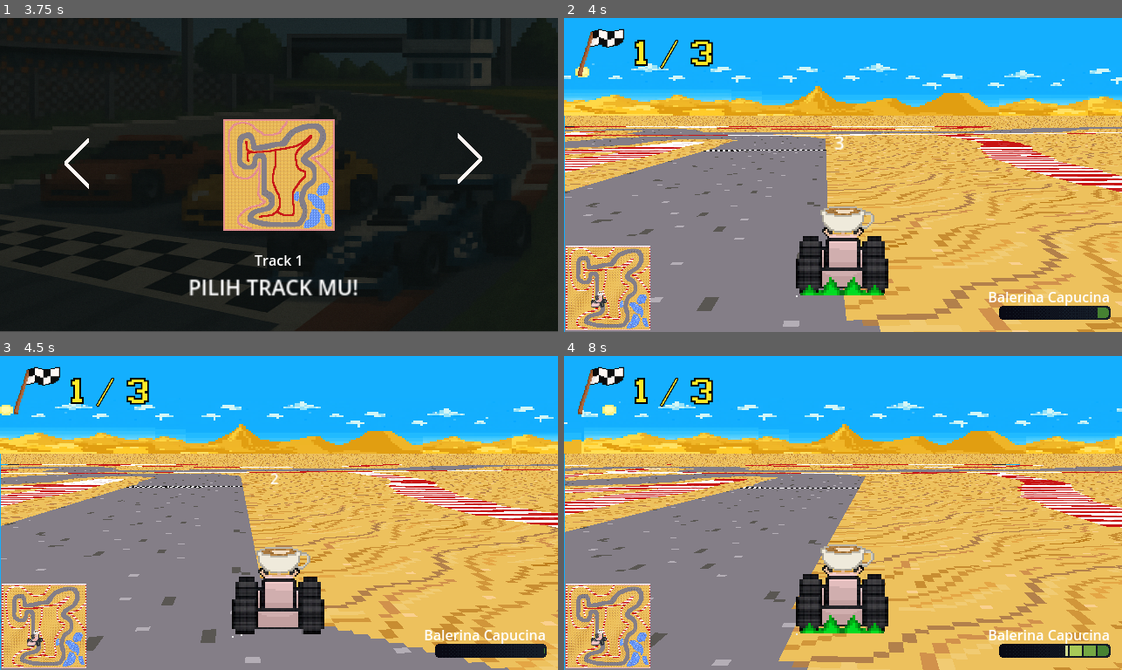
Above: before the commit, frames 1-4 (two rows, left to right).
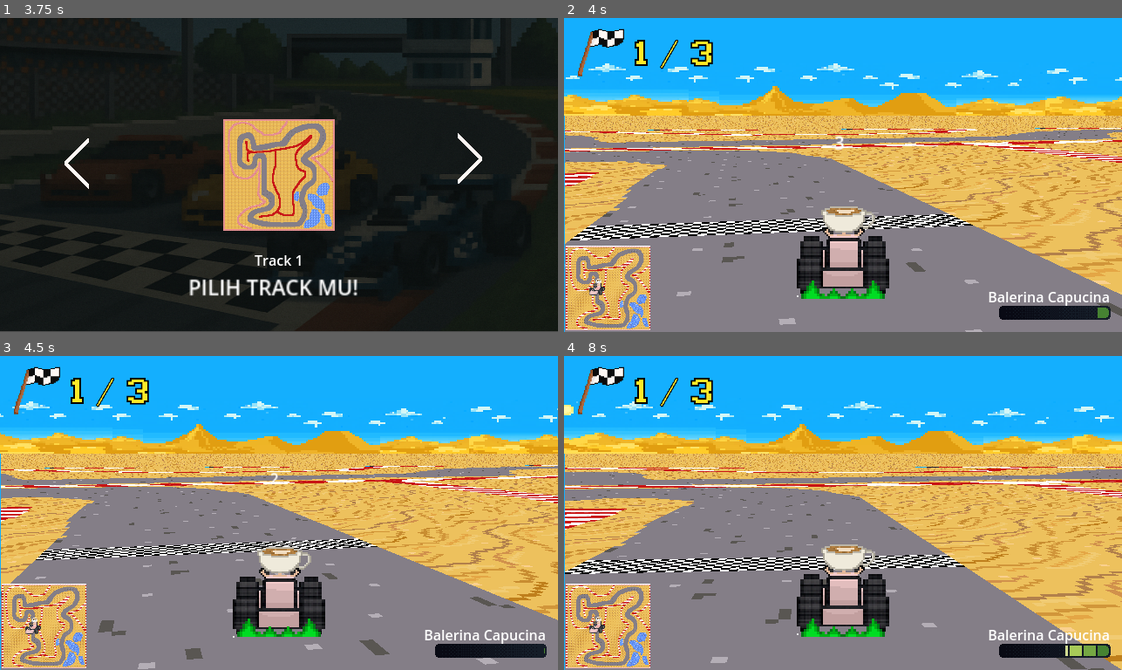
Above: after the commit, the same moments.

Repository: zixzgg32/anomali-kart
Game: Godot game, scene res://Scenes/splashScreen.tscn
Same seed, same stepped clock (60 frames per second), same inputs: the game is played once before the commit and once after it.
Inputs (mouse positions are in pixels of both pictures, inside the frame that each line leads up to):
- Up to frame 1 (3.75 s): tap Enter (ui_accept) at 0.5, 0.77, 3.5 s; hold D (Right) 0.53-1.25 s; click "1 Player" at 1.25 s; click (78, 162) at 2 s; click (468, 159) at 2.75 s; hold S (Backward) from 3.53 s (still down)
- Up to frame 2 (4 s): keep holding S (Backward); tap Enter (ui_accept) at 3.77 s
- Up to frame 3 (4.5 s): release S (Backward) at 4.28 s; hold D (Right) from 4.28 s (still down)
- Up to frame 4 (8 s): tap Enter (ui_accept) at 5, 5.27, 6.02, 6.77 s; release D (Right) at 5.03 s; hold W (Forward) 5.03-5.78 s; hold A (Left) 5.78-7.28 s; hold S (Backward) from 7.28 s (still down)

Frame 1 is identical in both runs. In frame 2, 37% of the frame differs, in the area x 0-100%, y 14-100%; in frame 3, 34%; in frame 4, 37%.

Commit message:
Set Player Position

Diff:
--- a/Scenes/main.tscn
+++ b/Scenes/main.tscn
@@ -838,9 +838,9 @@
 script = ExtResource("1_emb0w")
 _map = NodePath("Map")
 _collision = NodePath("Map/CollisionHandler")
-_player = NodePath("Sprite Handler/Racers/Player")
-_spriteHandler = NodePath("Sprite Handler")
-_animationHandler = NodePath("Sprite Handler/Animation Handler")
+_player = NodePath("SpriteHandler/Racers/Player")
+_spriteHandler = NodePath("SpriteHandler")
+_animationHandler = NodePath("SpriteHandler/Animation Handler")
 _backgroundElements = NodePath("BackgroundElements")
 bgm_player = NodePath("AudioStreamPlayer")
 
@@ -885,7 +885,7 @@
 scale = Vector2(0.626953, 0.351563)
 texture = ExtResource("8_u50mg")
 script = ExtResource("4_s71t4")
-_mapStartRotationAngle = Vector2(4.9, 6.25)
+_mapStartRotationAngle = Vector2(4.9, 4.8)
 _mapMaxRotationSpeed = 1.5
 _mapAccelRotationSpeed = 2.0
 _mapDeaccelRotationSpeed = 3.0
@@ -898,20 +898,20 @@
 _wallColor = Color(0.4, 0.4, 0.4, 1)
 _roadTypeColors = Array[Color]([Color(0, 0, 0, 1), Color(1, 1, 1, 1), Color(0.8, 0.8, 0.8, 1), Color(0.603922, 0.603922, 0.603922, 1), Color(0.4, 0.4, 0.4, 1), Color(0.2, 0.2, 0.2, 1)])
 
-[node name="Sprite Handler" type="Node2D" parent="."]
+[node name="SpriteHandler" type="Node2D" parent="."]
 script = ExtResource("7_wmybs")
 
-[node name="Racers" type="Node2D" parent="Sprite Handler"]
-
-[node name="Player" type="Node2D" parent="Sprite Handler/Racers" node_paths=PackedStringArray("_collisionHandler", "_spriteGFX")]
+[node name="Racers" type="Node2D" parent="SpriteHandler"]
+
+[node name="Player" type="Node2D" parent="SpriteHandler/Racers" node_paths=PackedStringArray("_collisionHandler", "_spriteGFX")]
 position = Vector2(-1.52588e-05, 0)
 script = ExtResource("8_lejxo")
 _movementDeaccel = 160.0
 _collisionHandler = NodePath("../../../Map/CollisionHandler")
 _spriteGFX = NodePath("GFX")
-_mapPosition = Vector3(400, 0, 635.945)
-
-[node name="GFX" type="Sprite2D" parent="Sprite Handler/Racers/Player"]
+_mapPosition = Vector3(410.02, 0, 635.945)
+
+[node name="GFX" type="Sprite2D" parent="SpriteHandler/Racers/Player"]
 z_as_relative = false
 texture_filter = 1
 scale = Vector2(2, 2)
@@ -919,14 +919,14 @@
 region_enabled = true
 region_rect = Rect2(10, 4, 53, 53)
 
-[node name="Road Type Effects" type="Node2D" parent="Sprite Handler/Racers/Player"]
-
-[node name="Effects Player" type="AnimationPlayer" parent="Sprite Handler/Racers/Player/Road Type Effects"]
+[node name="Road Type Effects" type="Node2D" parent="SpriteHandler/Racers/Player"]
+
+[node name="Effects Player" type="AnimationPlayer" parent="SpriteHandler/Racers/Player/Road Type Effects"]
 libraries = {
 &"": SubResource("AnimationLibrary_2e3ut")
 }
 
-[node name="Right Wheel" type="Sprite2D" parent="Sprite Handler/Racers/Player/Road Type Effects"]
+[node name="Right Wheel" type="Sprite2D" parent="SpriteHandler/Racers/Player/Road Type Effects"]
 texture_filter = 1
 position = Vector2(48, 40)
 scale = Vector2(3, 3)
@@ -936,7 +936,7 @@
 region_enabled = true
 region_rect = Rect2(16, 0, 16, 8)
 
-[node name="Right Wheel Special" type="Sprite2D" parent="Sprite Handler/Racers/Player/Road Type Effects"]
+[node name="Right Wheel Special" type="Sprite2D" parent="SpriteHandler/Racers/Player/Road Type Effects"]
 texture_filter = 1
 position = Vector2(75, 50)
 scale = Vector2(3, 3)
@@ -946,7 +946,7 @@
 region_enabled = true
 region_rect = Rect2(48, 0, 16, 8)
 
-[node name="Left Wheel" type="Sprite2D" parent="Sprite Handler/Racers/Player/Road Type Effects"]
+[node name="Left Wheel" type="Sprite2D" parent="SpriteHandler/Racers/Player/Road Type Effects"]
 texture_filter = 1
 position = Vector2(-48, 40)
 scale = Vector2(3, 3)
@@ -955,7 +955,7 @@
 region_enabled = true
 region_rect = Rect2(16, 0, 16, 8)
 
-[node name="Left Wheel Special" type="Sprite2D" parent="Sprite Handler/Racers/Player/Road Type Effects"]
+[node name="Left Wheel Special" type="Sprite2D" parent="SpriteHandler/Racers/Player/Road Type Effects"]
 texture_filter = 1
 position = Vector2(-75, 50)
 scale = Vector2(3, 3)
@@ -964,12 +964,12 @@
 region_enabled = true
 region_rect = Rect2(0, 0, 16, 8)
 
-[node name="Hazards" type="Node2D" parent="Sprite Handler"]
+[node name="Hazards" type="Node2D" parent="SpriteHandler"]
 visible = false
 
-[node name="Bridge" type="Node2D" parent="Sprite Handler/Hazards"]
-
-[node name="Green Pipe" type="Sprite2D" parent="Sprite Handler/Hazards/Bridge" node_paths=PackedStringArray("_spriteGFX")]
+[node name="Bridge" type="Node2D" parent="SpriteHandler/Hazards"]
+
+[node name="Green Pipe" type="Sprite2D" parent="SpriteHandler/Hazards/Bridge" node_paths=PackedStringArray("_spriteGFX")]
 texture_filter = 1
 position = Vector2(-117, -177)
 scale = Vector2(3, 3)
@@ -981,7 +981,7 @@
 _spriteGFX = NodePath(".")
 _mapPosition = Vector3(400, 0, 64)
 
-[node name="Green Pipe2" type="Sprite2D" parent="Sprite Handler/Hazards/Bridge" node_paths=PackedStringArray("_spriteGFX")]
+[node name="Green Pipe2" type="Sprite2D" parent="SpriteHandler/Hazards/Bridge" node_paths=PackedStringArray("_spriteGFX")]
 texture_filter = 1
 position = Vector2(-114, -142)
 scale = Vector2(3, 3)
@@ -993,7 +993,7 @@
 _spriteGFX = NodePath(".")
 _mapPosition = Vector3(400, 0, 144)
 
-[node name="Green Pipe3" type="Sprite2D" parent="Sprite Handler/Hazards/Bridge" node_paths=PackedStringArray("_spriteGFX")]
+[node name="Green Pipe3" type="Sprite2D" parent="SpriteHandler/Hazards/Bridge" node_paths=PackedStringArray("_spriteGFX")]
 texture_filter = 1
 position = Vector2(-126, -161)
 scale = Vector2(3, 3)
@@ -1005,7 +1005,7 @@
 _spriteGFX = NodePath(".")
 _mapPosition = Vector3(616, 0, 64)
 
-[node name="Green Pipe4" type="Sprite2D" parent="Sprite Handler/Hazards/Bridge" node_paths=PackedStringArray("_spriteGFX")]
+[node name="Green Pipe4" type="Sprite2D" parent="SpriteHandler/Hazards/Bridge" node_paths=PackedStringArray("_spriteGFX")]
 texture_filter = 1
 position = Vector2(-92, -138)
 scale = Vector2(3, 3)
@@ -1017,9 +1017,9 @@
 _spriteGFX = NodePath(".")
 _mapPosition = Vector3(616, 0, 144)
 
-[node name="Shortcut" type="Node2D" parent="Sprite Handler/Hazards"]
-
-[node name="Green Pipe" type="Sprite2D" parent="Sprite Handler/Hazards/Shortcut" node_paths=PackedStringArray("_spriteGFX")]
+[node name="Shortcut" type="Node2D" parent="SpriteHandler/Hazards"]
+
+[node name="Green Pipe" type="Sprite2D" parent="SpriteHandler/Hazards/Shortcut" node_paths=PackedStringArray("_spriteGFX")]
 texture_filter = 1
 position = Vector2(-114, -145)
 scale = Vector2(3, 3)
@@ -1031,7 +1031,7 @@
 _spriteGFX = NodePath(".")
 _mapPosition = Vector3(744, 0, 416)
 
-[node name="Green Pipe2" type="Sprite2D" parent="Sprite Handler/Hazards/Shortcut" node_paths=PackedStringArray("_spriteGFX")]
+[node name="Green Pipe2" type="Sprite2D" parent="SpriteHandler/Hazards/Shortcut" node_paths=PackedStringArray("_spriteGFX")]
 texture_filter = 1
 position = Vector2(-121, -148)
 scale = Vector2(3, 3)
@@ -1043,7 +1043,7 @@
 _spriteGFX = NodePath(".")
 _mapPosition = Vector3(744, 0, 552)
 
-[node name="Green Pipe3" type="Sprite2D" parent="Sprite Handler/Hazards/Shortcut" node_paths=PackedStringArray("_spriteGFX")]
+[node name="Green Pipe3" type="Sprite2D" parent="SpriteHandler/Hazards/Shortcut" node_paths=PackedStringArray("_spriteGFX")]
 texture_filter = 1
 position = Vector2(-121, -142)
 scale = Vector2(3, 3)
@@ -1055,7 +1055,7 @@
 _spriteGFX = NodePath(".")
 _mapPosition = Vector3(848, 0, 464)
 
-[node name="Green Pipe4" type="Sprite2D" parent="Sprite Handler/Hazards/Shortcut" node_paths=PackedStringArray("_spriteGFX")]
+[node name="Green Pipe4" type="Sprite2D" parent="SpriteHandler/Hazards/Shortcut" node_paths=PackedStringArray("_spriteGFX")]
 texture_filter = 1
 position = Vector2(-122, -137)
 scale = Vector2(3, 3)
@@ -1067,9 +1067,9 @@
 _spriteGFX = NodePath(".")
 _mapPosition = Vector3(848, 0, 528)
 
-[node name="Lake" type="Node2D" parent="Sprite Handler/Hazards"]
-
-[node name="Green Pipe" type="Sprite2D" parent="Sprite Handler/Hazards/Lake" node_paths=PackedStringArray("_spriteGFX")]
+[node name="Lake" type="Node2D" parent="SpriteHandler/Hazards"]
+
+[node name="Green Pipe" type="Sprite2D" parent="SpriteHandler/Hazards/Lake" node_paths=PackedStringArray("_spriteGFX")]
 texture_filter = 1
 position = Vector2(-108, -138)
 scale = Vector2(3, 3)
@@ -1081,7 +1081,7 @@
 _spriteGFX = NodePath(".")
 _mapPosition = Vector3(552, 0, 336)
 
-[node name="Green Pipe2" type="Sprite2D" parent="Sprite Handler/Hazards/Lake" node_paths=PackedStringArray("_spriteGFX")]
+[node name="Green Pipe2" type="Sprite2D" parent="SpriteHandler/Hazards/Lake" node_paths=PackedStringArray("_spriteGFX")]
 texture_filter = 1
 position = Vector2(-100, -128)
 scale = Vector2(3, 3)
@@ -1093,7 +1093,7 @@
 _spriteGFX = NodePath(".")
 _mapPosition = Vector3(464, 0, 432)
 
-[node name="Green Pipe3" type="Sprite2D" parent="Sprite Handler/Hazards/Lake" node_paths=PackedStringArray("_spriteGFX")]
+[node name="Green Pipe3" type="Sprite2D" parent="SpriteHandler/Hazards/Lake" node_paths=PackedStringArray("_spriteGFX")]
 texture_filter = 1
 position = Vector2(-102, -131)
 scale = Vector2(3, 3)
@@ -1105,7 +1105,7 @@
 _spriteGFX = NodePath(".")
 _mapPosition = Vector3(464, 0, 304)
 
-[node name="Green Pipe4" type="Sprite2D" parent="Sprite Handler/Hazards/Lake" node_paths=PackedStringArray("_spriteGFX")]
+[node name="Green Pipe4" type="Sprite2D" parent="SpriteHandler/Hazards/Lake" node_paths=PackedStringArray("_spriteGFX")]
 texture_filter = 1
 position = Vector2(-122, -127)
 scale = Vector2(3, 3)
@@ -1117,9 +1117,9 @@
 _spriteGFX = NodePath(".")
 _mapPosition = Vector3(336, 0, 336)
 
-[node name="Last Turn" type="Node2D" parent="Sprite Handler/Hazards"]
-
-[node name="Green Pipe" type="Sprite2D" parent="Sprite Handler/Hazards/Last Turn" node_paths=PackedStringArray("_spriteGFX")]
+[node name="Last Turn" type="Node2D" parent="SpriteHandler/Hazards"]
+
+[node name="Green Pipe" type="Sprite2D" parent="SpriteHandler/Hazards/Last Turn" node_paths=PackedStringArray("_spriteGFX")]
 texture_filter = 1
 position = Vector2(-109, -133)
 scale = Vector2(3, 3)
@@ -1131,7 +1131,7 @@
 _spriteGFX = NodePath(".")
 _mapPosition = Vector3(216, 0, 1008)
 
-[node name="Green Pipe2" type="Sprite2D" parent="Sprite Handler/Hazards/Last Turn" node_paths=PackedStringArray("_spriteGFX")]
+[node name="Green Pipe2" type="Sprite2D" parent="SpriteHandler/Hazards/Last Turn" node_paths=PackedStringArray("_spriteGFX")]
 texture_filter = 1
 position = Vector2(-119, -133)
 scale = Vector2(3, 3)
@@ -1143,7 +1143,7 @@
 _spriteGFX = NodePath(".")
 _mapPosition = Vector3(136, 0, 976)
 
-[node name="Green Pipe3" type="Sprite2D" parent="Sprite Handler/Hazards/Last Turn" node_paths=PackedStringArray("_spriteGFX")]
+[node name="Green Pipe3" type="Sprite2D" parent="SpriteHandler/Hazards/Last Turn" node_paths=PackedStringArray("_spriteGFX")]
 texture_filter = 1
 position = Vector2(-119, -133)
 scale = Vector2(3, 3)
@@ -1155,7 +1155,7 @@
 _spriteGFX = NodePath(".")
 _mapPosition = Vector3(88, 0, 904)
 
-[node name="Green Pipe4" type="Sprite2D" parent="Sprite Handler/Hazards/Last Turn" node_paths=PackedStringArray("_spriteGFX")]
+[node name="Green Pipe4" type="Sprite2D" parent="SpriteHandler/Hazards/Last Turn" node_paths=PackedStringArray("_spriteGFX")]
 texture_filter = 1
 position = Vector2(-107, -129)
 scale = Vector2(3, 3)
@@ -1167,7 +1167,7 @@
 _spriteGFX = NodePath(".")
 _mapPosition = Vector3(64, 0, 816)
 
-[node name="Animation Handler" type="Node" parent="Sprite Handler" node_paths=PackedStringArray("_effectsPlayer", "_specialWheelEffect")]
+[node name="Animation Handler" type="Node" parent="SpriteHandler" node_paths=PackedStringArray("_effectsPlayer", "_specialWheelEffect")]
 script = ExtResource("13_6hxns")
 _effectsPlayer = NodePath("../Racers/Player/Road Type Effects/Effects Player")
 _specialWheelEffect = [NodePath("../Racers/Player/Road Type Effects/Right Wheel Special"), NodePath("../Racers/Player/Road Type Effects/Left Wheel Special")]
--- a/Scripts/General/Game.gd
+++ b/Scripts/General/Game.gd
@@ -62,6 +62,19 @@
 	"res://Asset/TPG-Asset-20250518T115225Z-1-001/TPG-Asset/128-frontview-tungtungsahur.png"
 ]
 
+var PlayerLocation := [
+	Vector3(379, 0, 490),
+	Vector3(436.579, 0, 650.6988),
+	Vector3(111.5937, 0, 294.0043),
+	Vector3(484.6098, 0.0, 661.0996)
+]
+var mapStartRotationAngle := [
+	Vector2(4.9, 6.1),
+	Vector2(4.9, 4.8),
+	Vector2(4.9, 3.15),
+	Vector2(4.9, 4.7)
+]
+
 func _ready():
 	var selected_index = Globals.selected_character_index
 	var texture_path = character_textures[selected_index]
@@ -81,6 +94,19 @@
 	var s = load(bg)
 	var b = load(sk)
 	var bgm_stream = load(bgm_path)
+	var map = $Map
+	var racer = $SpriteHandler/Racers/Player
+	if selected_index2 >= 0 and selected_index2 < PlayerLocation.size():
+		var new_pos_3d = PlayerLocation[selected_index2]
+		var selected_pos = mapStartRotationAngle[selected_index2]
+		racer._mapPosition = new_pos_3d
+		racer.position = Vector2(new_pos_3d.x, new_pos_3d.z)
+		if selected_index2 < mapStartRotationAngle.size():
+				map._mapStartRotationAngle = mapStartRotationAngle[selected_index2]
+		else:
+				push_error("mapStartRotationAngle index out of bounds! Using default.")
+				map._mapStartRotationAngle = Vector2.ZERO
+
 	$mini_map/Map.texture = track
 	$mini_map/Icon.texture = iconn
 	$BackgroundElements/SkyLine.texture = s
--- a/Scripts/World Elements/Racers/Player.gd
+++ b/Scripts/World Elements/Racers/Player.gd
@@ -30,6 +30,7 @@
 
 func ReturnPlayerInput() -> Vector2:
 	_inputDir.x = Input.get_action_strength("Left") - Input.get_action_strength("Right")
-	# Added backward input (positive y for backward, negative y for forward)
 	_inputDir.y = Input.get_action_strength("Backward") - Input.get_action_strength("Forward")
+	if _inputDir.x != 0 or _inputDir.y != 0:
+		print("Player Input: ", _inputDir, " | Current Position: ", _mapPosition)
 	return Vector2(_inputDir.x, _inputDir.y)
